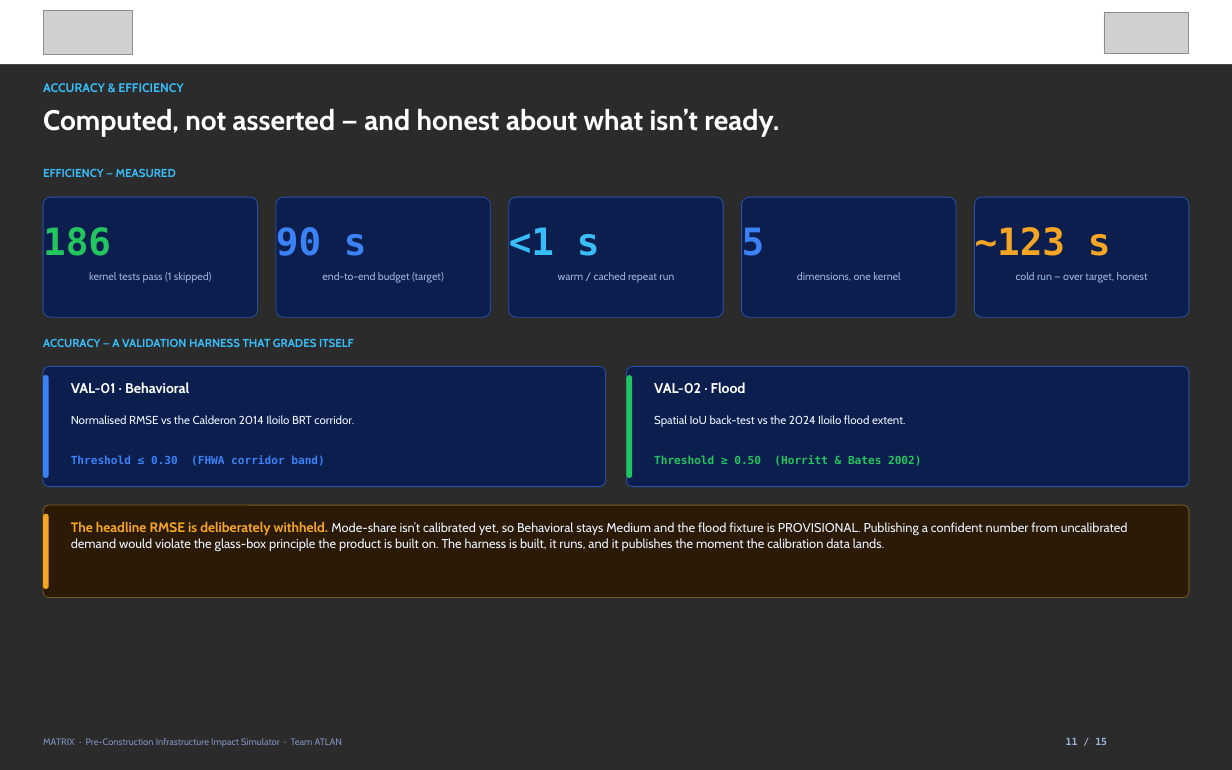
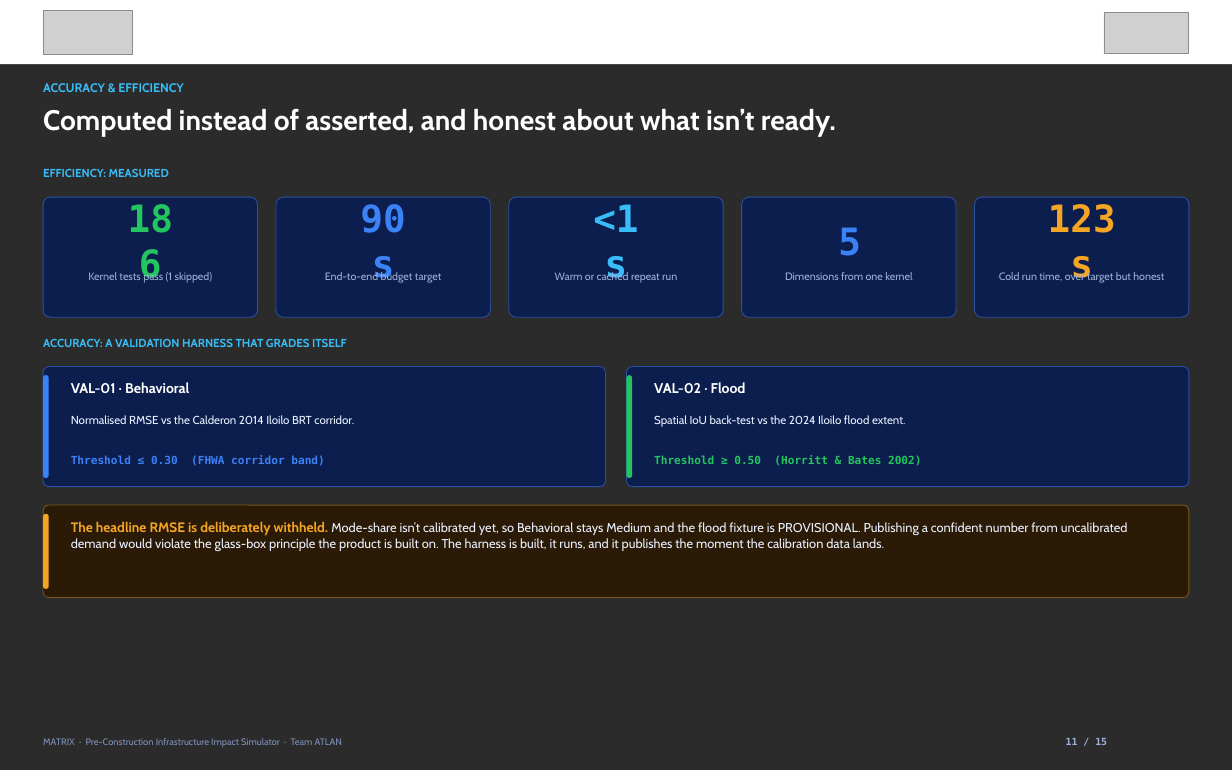
Before and after one commit to delatorrecj/matrix, a slide deck: slide 11 of presentation/deck/Smart Cities_PUP_ATLAN_PitchDeck.pptx. Drawn at 1232x770 pixels with LibreOffice and Linux fonts; fonts in the diff are those of the drawing; grey boxes stand for pictures; background and template pictures are left out; a plain dark background stands for a picture behind light text. Boxes give left, top, right and bottom in pixels: in the first picture for what was removed or moved away, otherwise in the second. Text is boxed around its words. In the diff, an @@ line names an element or a change of style, - is before the commit and + after.

```diff
--- a/presentation/deck/Smart Cities_PUP_ATLAN_PitchDeck.pptx
+++ b/presentation/deck/Smart Cities_PUP_ATLAN_PitchDeck.pptx
@@ text at (43,109,836,136): text changed @@
-Computed, not asserted — and honest about what isn’t ready.
+Computed instead of asserted, and honest about what isn’t ready.
@@ text at (43,169,169,177): text changed @@
-EFFICIENCY — MEASURED
+EFFICIENCY: MEASURED
@@ text "90 s": place and size @@
-text "90 s" at (276,227,367,256)
+text "90 s" at (360,204,405,280)
@@ text "<1 s": place and size @@
-text "<1 s" at (509,227,600,256)
+text "<1 s" at (593,204,638,280)
@@ text at (1048,204,1116,280): text changed @@
-~123 s
+123 s
@@ text "186": place and size @@
-text "186" at (43,224,111,263)
+text "186" at (119,217,182,262)
@@ alignment left to centre in 4 elements at (360,204,405,280), (593,204,638,280), (119,217,182,262), (838,227,861,256) @@
@@ text "5": place and size @@
-text "5" at (742,227,765,256)
+text "5" at (838,227,861,256)
@@ text at (88,271,213,283): text changed @@
-kernel tests pass (1 skipped)
+Kernel tests pass (1 skipped)
@@ text at (325,271,441,283): text changed @@
-end-to-end budget (target)
+End-to-end budget target
@@ text at (555,271,677,283): text changed @@
-warm / cached repeat run
+Warm or cached repeat run
@@ text at (785,272,912,280): text changed @@
-dimensions, one kernel
+Dimensions from one kernel
@@ text at (999,271,1164,283): text changed @@
-cold run — over target, honest
+Cold run time, over target but honest
@@ text at (43,338,347,347): text changed @@
-ACCURACY — A VALIDATION HARNESS THAT GRADES ITSELF
+ACCURACY: A VALIDATION HARNESS THAT GRADES ITSELF
```
Also in this commit, not shown: 14 other slides changed, 8 other files.
